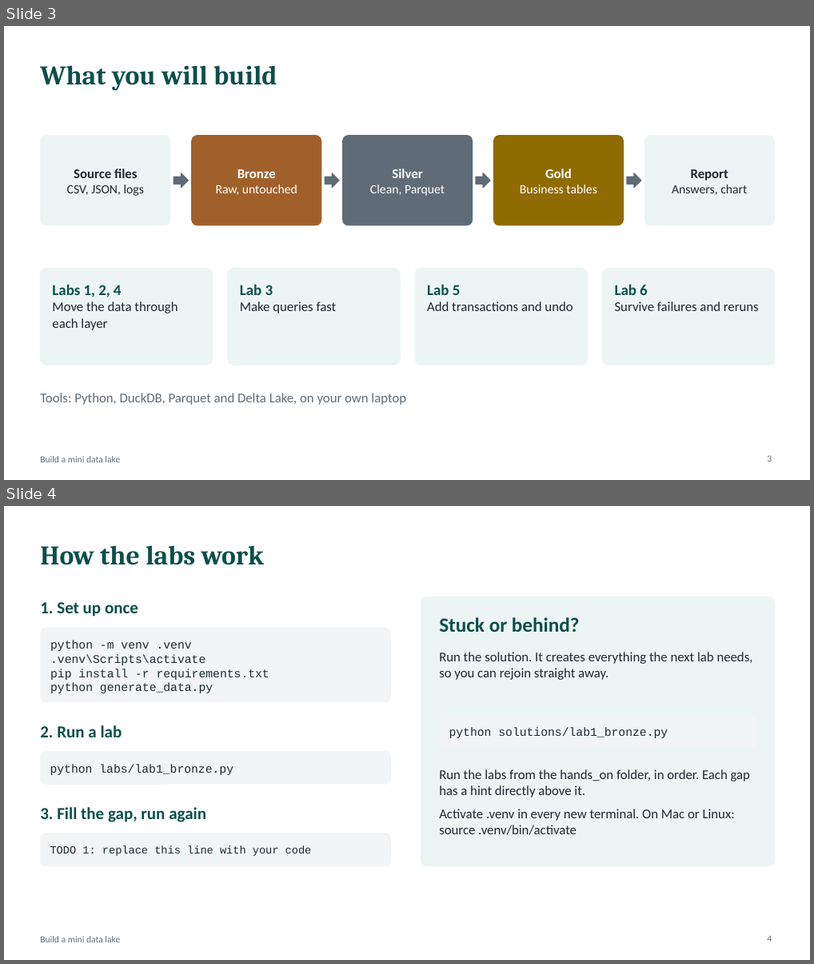
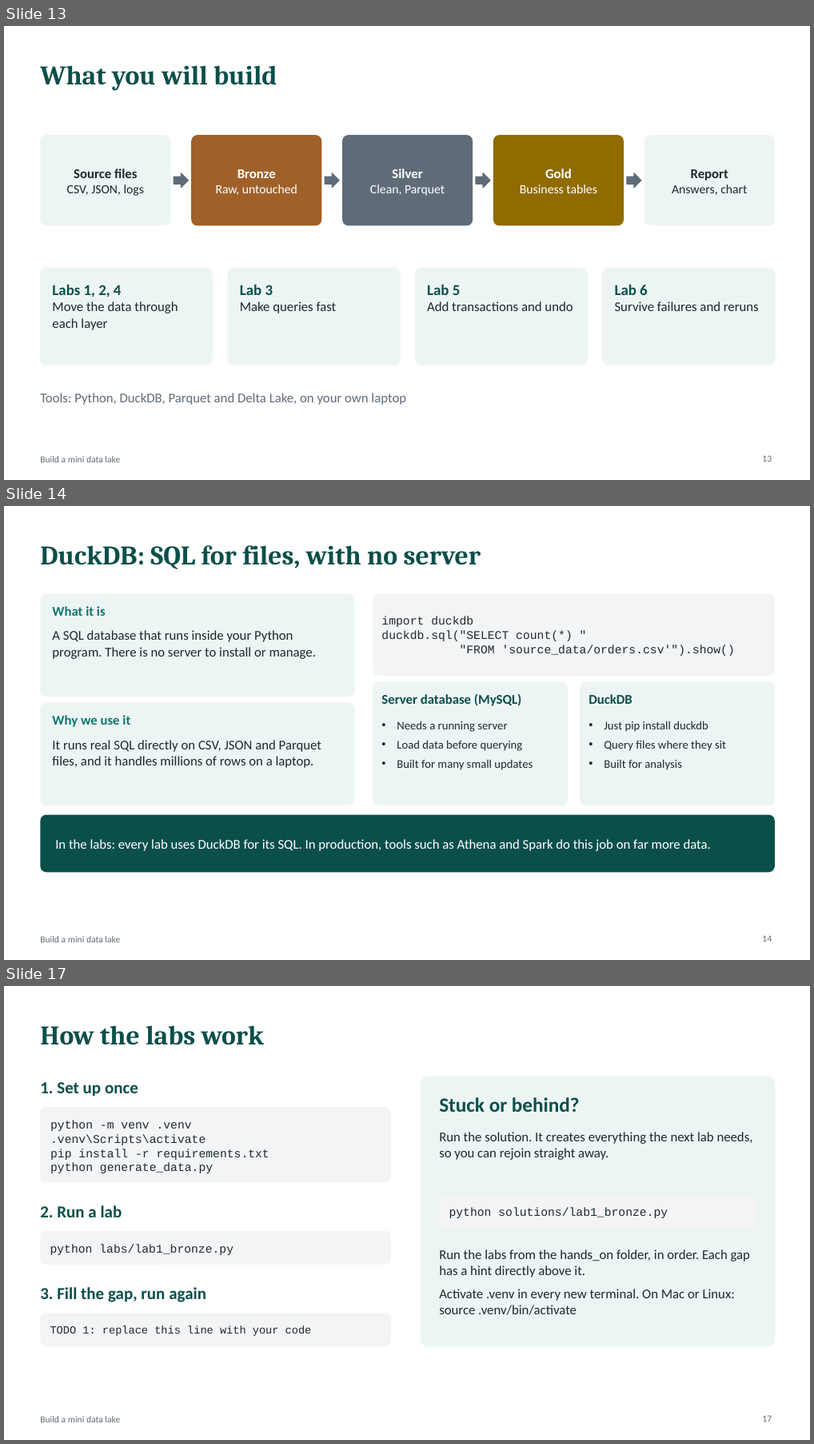
Before and after one commit to atulkahatecdac/datalake, a slide deck: Data_Engineering_Session.pptx. Shown one above the other, each under a label of ours: slides 3 and 4 before the commit, slides 13, 14 and 17 after it; the slides between them are not shown. The pictures are 814x964 and 814x1444 pixels, drawn with LibreOffice and Linux fonts; fonts in the diff are those of the drawing. Boxes give left, top, right and bottom in pixels: in the first picture for what was removed or moved away, otherwise in the second. Text is boxed around its words. In the diff, an @@ line names an element or a change of style, - is before the commit and + after.

```diff
--- a/Data_Engineering_Session.pptx
+++ b/Data_Engineering_Session.pptx
@@ slide 14 added at bbox=[4, 506, 810, 960], background #FFFFFF; not listed: 1 template element that a slide beside it also shows @@
@@ title added at bbox=[40, 545, 481, 569], 32 pt, text #0B4F4A, bold @@
+DuckDB: SQL for files, with no server
@@ rounded rectangle added at bbox=[40, 594, 355, 696], fill #EDF5F4 @@
@@ rounded rectangle added at bbox=[373, 594, 775, 676], fill #F3F4F6 @@
@@ text added at bbox=[52, 606, 106, 616], 16 pt, text #0F766E, bold @@
+What it is
@@ text added at bbox=[382, 616, 735, 656], 14 pt, text #1B2A2F @@
+import duckdb
+duckdb.sql("SELECT count(*) "
+"FROM 'source_data/orders.csv'").show()
@@ text added at bbox=[52, 630, 316, 659], 16 pt, text #1B2A2F @@
+A SQL database that runs inside your Python program. There is no server to install or manage.
@@ rounded rectangle added at bbox=[373, 681, 569, 805], fill #EDF5F4 @@
@@ text added at bbox=[382, 694, 522, 706], 16 pt, text #0B4F4A, bold @@
+Server database (MySQL)
@@ rounded rectangle added at bbox=[581, 681, 776, 805], fill #EDF5F4 @@
@@ text added at bbox=[589, 694, 632, 704], 16 pt, text #0B4F4A, bold @@
+DuckDB
@@ rounded rectangle added at bbox=[40, 703, 355, 805], fill #EDF5F4 @@
@@ text added at bbox=[52, 715, 130, 727], 16 pt, text #0F766E, bold @@
+Why we use it
@@ text added at bbox=[397, 720, 533, 770], 14 pt, text #1B2A2F @@
+• Needs a running server
+• Load data before querying
+• Built for many small updates
@@ text added at bbox=[604, 720, 726, 770], 14 pt, text #1B2A2F @@
+• Just pip install duckdb
+• Query files where they sit
+• Built for analysis
@@ text added at bbox=[52, 740, 322, 768], 16 pt, text #1B2A2F @@
+It runs real SQL directly on CSV, JSON and Parquet files, and it handles millions of rows on a laptop.
@@ rounded rectangle added at bbox=[40, 815, 775, 872], fill #0B4F4A @@
@@ text added at bbox=[55, 839, 711, 851], 16 pt, text #FFFFFF @@
+In the labs: every lab uses DuckDB for its SQL. In production, tools such as Athena and Spark do this job on far more data.
@@ page number added at bbox=[762, 935, 772, 941], 11 pt, text #5F6C78 @@
+14
@@ what was slide 3 is now slide 13 @@
@@ page number at bbox=[762, 455, 772, 461]: text changed @@
-3
+13
@@ what was slide 4 is now slide 17 @@
@@ page number at bbox=[762, 1415, 772, 1421]: text changed @@
-4
+17
```
Also in this commit, not shown: 6 slides changed, 14 other slides added.
